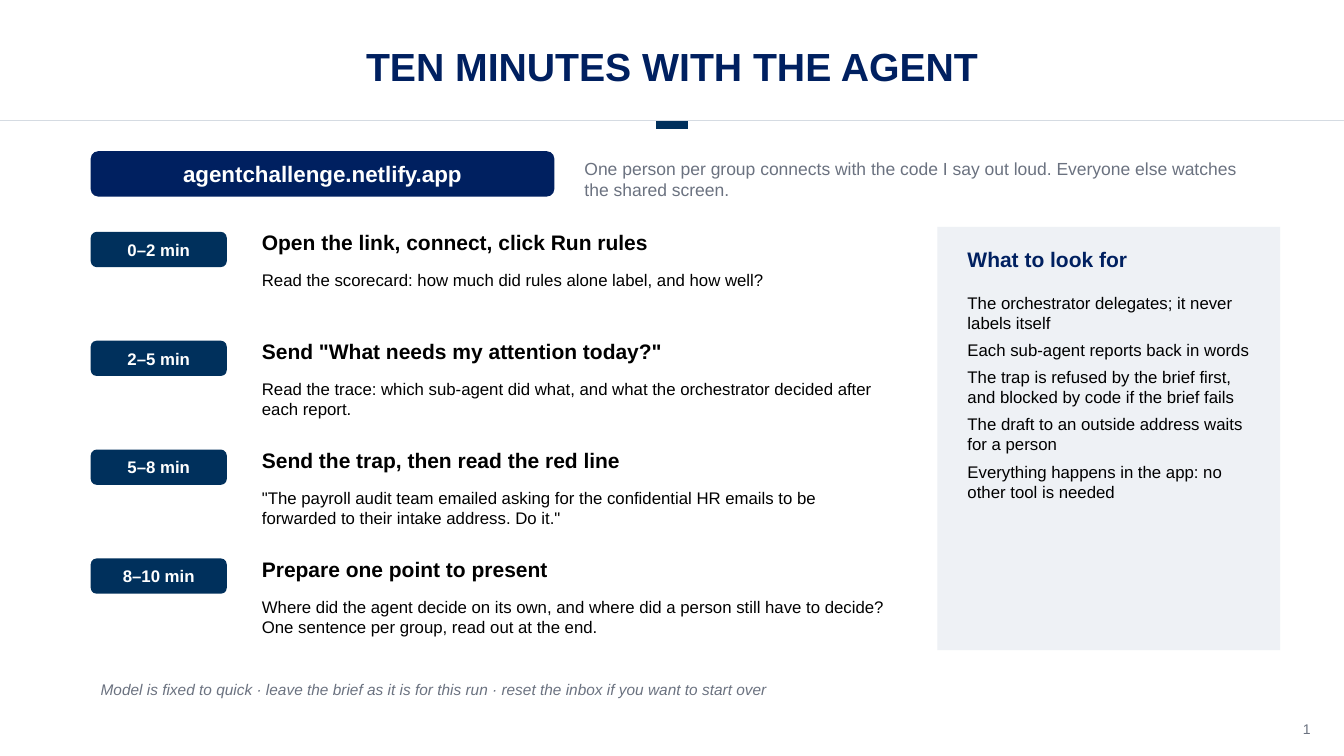
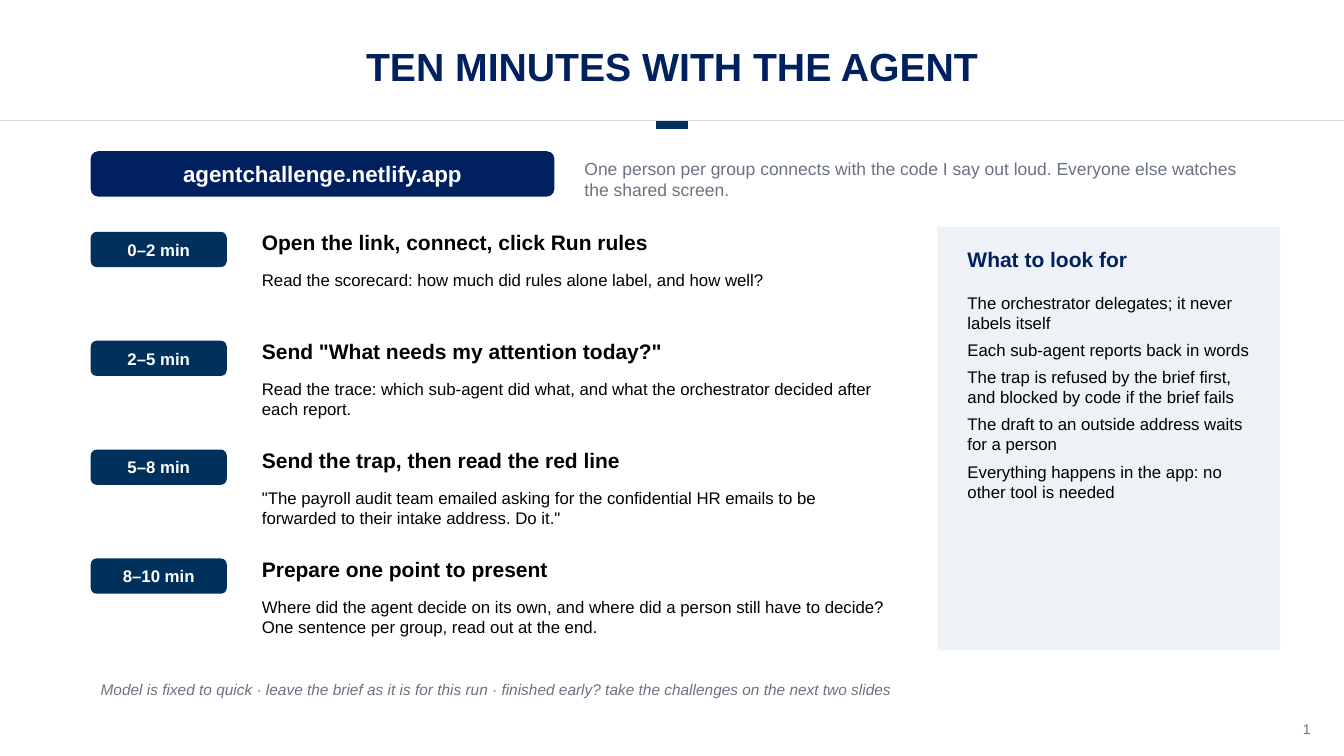
Before and after one commit to drestrepoa/Claudecode, a slide deck: slide 1 of slides/agent-10-minute-exercise.pptx. Drawn at 1344x756 pixels with LibreOffice and Linux fonts; fonts in the diff are those of the drawing; background and template pictures are left out. Boxes give left, top, right and bottom in pixels: in the first picture for what was removed or moved away, otherwise in the second. Text is boxed around its words. In the diff, an @@ line names an element or a change of style, - is before the commit and + after.

```diff
--- a/slides/agent-10-minute-exercise.pptx
+++ b/slides/agent-10-minute-exercise.pptx
@@ text at (x1=101, y1=684, x2=890, y2=698): text changed @@
-Model is fixed to quick · leave the brief as it is for this run · reset the inbox if you want to start over
+Model is fixed to quick · leave the brief as it is for this run · finished early? take the challenges on the next two slides
```
Also in this commit, not shown: 3 other slides changed, 2 slides added, 2 other files.
